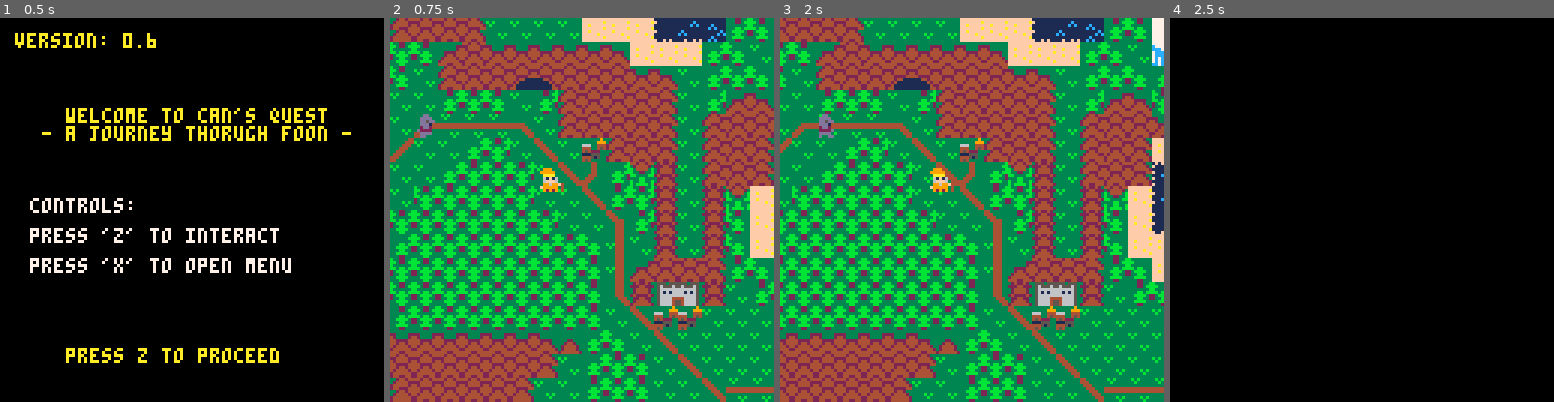
Above: before the commit, frames 1-4 (left to right).
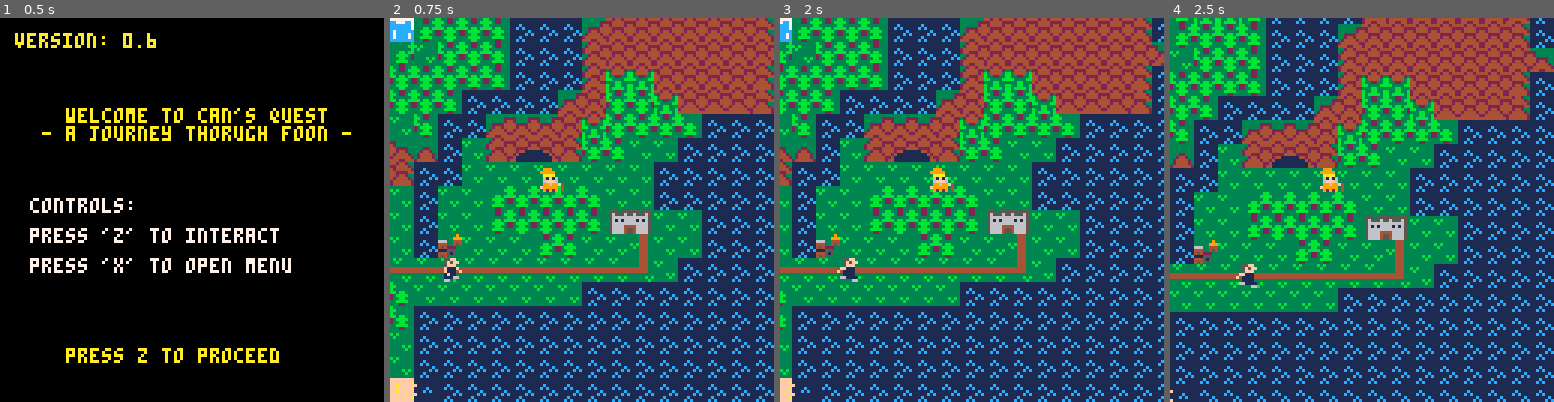
Above: after the commit, the same moments.

Repository: bigbadbones/cannsjourney
Game: PICO-8 cartridge foon.p8
The game is run twice, just before and just after one commit, with the same random seed, the same clock (stepped at 60 frames per second) and the same inputs.
Inputs:
- Up to frame 1 (0.5 s): tap X (X key) at 0.33 s
- Up to frame 2 (0.75 s): tap O (Z key) at 0.7 s
- Up to frame 3 (2 s): tap X (X key) at 1.07, 1.85 s; hold Right from 1.6 s (still down); tap O (Z key) at 1.7 s
- Up to frame 4 (2.5 s): release Right at 2.1 s; tap O (Z key) at 2.1 s; hold Up 2.15-2.42 s; hold Right from 2.47 s (still down)

Frame 1 is identical in both runs. In frame 2, 80% of the frame differs, in the area x 0-100%, y 0-100%; in frame 3, 81%; in frame 4, 100%.

Commit message:
continued support for improved map implementation

Diff:
--- a/foon.p8
+++ b/foon.p8
@@ -47,7 +47,7 @@
  sentence  = ""
  menuid = 1
  selectid = 1
- levelid = 0
+ levelid = 1
 
  menuscreen ={}
 
@@ -103,8 +103,8 @@
 	sy = 25
 	celw = 12
 	celh = 6
-	mapxoffset = -8 * 29
-	mapyoffset = -8 * 16
+	mapxoffset = -8 * 55
+	mapyoffset = -8 * 18
 	world="overworld"
 
  inittext()
@@ -739,10 +739,7 @@
 end
 ----------- world -----------
 
-function draw_worldscreen()
-  cls()
- 	newworld:draw()
- 	drawnpcs()
+function drawplayer()
   pal()
 
   if (statuseffects.redpotion[1]==true) then
@@ -752,6 +749,16 @@
   end
   spr(can.frames[can.frameid],can.x,can.y,1,1,can.faceleft,false)
   pal()
+
+end
+
+
+function draw_worldscreen()
+  cls()
+ 	newworld:draw(0)
+ 	drawnpcs()
+  drawplayer()
+ 	newworld:draw(1)
  end
 
 function canmovementblocked(xoff,yoff)
@@ -819,6 +826,7 @@
 
   local l =  getabsoluteposition(can.x,can.y,world,true)
   newworld:touch(l[1],l[2])
+  justtele = false
 
 end
 
@@ -1101,7 +1109,7 @@
 topitems = {}
 nr_of_towns =8
 towns ={}
-
+justtele = false
 nr_of_cavelevels =4
 
 caveids={{113,23},{113,39},{113,7},{98,48}}
@@ -1139,21 +1147,22 @@
 function worldmap:blocked(x,y)
 	return self.currworld:blocked(x,y)
 end
-function worldmap:draw()
-   if world == "overworld" then
+function worldmap:draw(lvl)
+ if lvl == 0 then
+  if world == "overworld" then
   	map(0, 0,mapxoffset, mapyoffset, 128, 64 )
-			if mapnames_enabled then
+		 if mapnames_enabled then
  			for s=1,#stringstodraw do
  			 string = stringstodraw[s]
  				print(string[1],string[2][1]+mapxoffset,string[2][2]+mapyoffset,0)
  			end
 			end
- else
+  else
   	map(cellx, celly, sx, sy,celw, celh)
-
-
- end
-  self.currworld:draw()
+  end
+ end
+ self.currworld:draw(lvl)
+
 end
 function worldmap:touch(x,y)
   self.currworld:touch(x,y)
@@ -1174,10 +1183,12 @@
  end
  return false
 end
-function lvlmap:draw()
+function lvlmap:draw(lvl)
  for i = 1, #self.elems do
  local l = self.elems[i]
-  drawsprite(l.sprite,l.loc[1],l.loc[2])
+  if l.drawlvl == lvl then
+  	drawsprite(l.sprite,l.loc[1],l.loc[2])
+ 	end
  end
 end
 function lvlmap:addblockingelem(sprite,x,y)
@@ -1202,6 +1213,59 @@
  m.tele = tele
  add(self.elems,m)
 end
+function lvlmap:addcastle(x,y,tele)
+ m1 = copy(mapelem)
+ m2 = copy(mapelem)
+ m1.sprite = 20
+ m2.sprite = 21
+ m1.loc = {x,y}
+ m1.tele = tele
+ m2.loc = {x+8,y}
+ m2.tele = tele
+ add(self.elems,m1)
+ add(self.elems,m2)
+end
+function lvlmap:addexit(x,y,lvl)
+ m1 = copy(mapelem)
+ m1.sprite = 67
+ m1.loc = {x,y}
+ m1.tele = {"exit",lvl}
+ m2 = copy(mapelem)
+ m2.sprite = 67
+ m2.loc = {x+8,y}
+ m2.tele = {"exit",lvl}
+  add(self.elems,m1)
+ add(self.elems,m2)
+
+end
+
+function lvlmap:addspseries(x,y,sp,width,lvl)
+	for i = 1, width do
+ 	m = copy(mapelem)
+	 m.sprite = sp
+  m.loc = {x,y}
+  m.drawlvl = lvl
+  add(self.elems,m)
+  sp+=1
+  x+=8
+ end
+end
+function lvlmap:addcolumn(x,y,height)
+	for i = 1, height-1 do
+ 	m = copy(mapelem)
+	 m.sprite = 57
+  m.loc = {x,y}
+  m.drawlvl = 1
+  add(self.elems,m)
+  y-=8
+ end
+ 	m = copy(mapelem)
+	 m.sprite = 10
+  m.loc = {x,y}
+  m.drawlvl = 1
+  add(self.elems,m)
+end
+
 
 mapelem = {}
 mapelem.loc = {0,0}
@@ -1209,12 +1273,25 @@
 mapelem.tele = {nil,nil}
 mapelem.block = false
 mapelem.drawlvl = 0
+
 function mapelem:touch()
-	 if (self.tele[1]!=nil) and
-	 (self.tele[2]!=nil) then
-	  levelid = self.tele[2]
-   teleport(self.tele[1])
-   end
+//if self.tele!=nil then
+	if (self.tele[1]!=nil) and
+	(self.tele[2]!=nil) then
+ 	  //levelid = self.tele[2]
+		if self.tele[1] == "exit" then
+			if not justtele then
+				justtele = true
+			else
+				return
+			end
+		end
+
+  teleport(self.tele[1])
+  levelid = self.tele[2]
+
+  newworld:switchworld(levelid)
+	end
 end
 
 
@@ -1225,25 +1302,36 @@
  tavern  =  copy(lvlmap)
  overworld = copy(lvlmap)
  newworld = copy(worldmap)
-
+ belaroth = copy(lvlmap)
 
  tavern_m = copy(mapelem)
- tavern_m.loc ={98*8,003*8}
+ tavern_m.loc ={99*8,003*8}
  tavern_m.sprite = 114
  tavern_m.tele = {"tavern",3}
+
+ belaroth:addspseries(104*8,27*8,42,3,1)
+ belaroth:addspseries(104*8,20*8,42,3,1)
+ belaroth:addcolumn(107*8,21*8,2)
+ belaroth:addcolumn(103*8,21*8,2)
+ belaroth:addcolumn(103*8,28*8,2)
+ belaroth:addcolumn(107*8,28*8,2)
+
  add(hogsface.elems,tavern_m)
 
  overworld:addtown(37*8,21*8,{"town",2})
+ overworld:addcastle(64*8,26*8,{"castle",4})
+
 
  hogsface:addblockingelem(98,103*8,4*8)
- tavern:addblockingelem(98,103*8,4*8)
-
+ tavern:addexit(99*8,15*8,2)
+ hogsface:addexit(98*8,7*8,1)
+ belaroth:addexit(104*8,33*8,1)
+ belaroth:addexit(105*8,33*8,1)
 
  newworld.lvls[1]  = overworld
  newworld.lvls[2]  = hogsface
  newworld.lvls[3]  = tavern
- newworld.lvls[4]  = tavern
-
+ newworld.lvls[4]  = belaroth
  newworld.currworld = newworld.lvls[1]
 
 
@@ -1257,55 +1345,7 @@
 create_world()
 
 init_cavelems()
- for n=1,nr_of_towns do
-  add(towns,{})
-  towns[n].nr_of_elems = 0
-  towns[n].nr_of_interacts=0
-   towns[n].elems=
- 	{
-   {67,98*8,7*8,"exit",4,false,nil,false},
-  	{67,99*8,7*8,"exit",4,false,nil,false}
- 	}
- end
-
- --hogsface towns[1].nr_of_elems =4
-// add(towns[1].elems,{114,98*8,003*8,"tavern",2,false,nil,false})
- //add(towns[1].elems, {98,103*8,004*8,nil,nil,false,true,false})
-
- --tavern
-
- towns[2].nr_of_elems = 0
- towns[2].elems ={}
-// add(towns[2].elems, {112,96*8,12*8,nil,nil,false,true,false})
-// add(towns[2].elems, {126,105*8,12*8,nil,nil,false,true,false})
-// add(towns[2].elems, {126,104*8,12*8,nil,nil,false,true,false})
-// add(towns[2].elems, {126,103*8,12*8,nil,nil,false,true,false})
--- add(towns[2].elems, {126,102*8,12*8,nil,nil,false,true,false})
--- add(towns[2].elems, {67,99*8,15*8,"exit",1,false,nil,false})
--- add(towns[2].elems, {67,100*8,15*8,"exit",1,false,nil,false})
-
- --castle
- towns[3].nr_of_elems = 0
- towns[3].elems =
- {
- --{42,104*8,20*8,nil,1,false,nil,true},
--- {43,105*8,20*8,nil,1,false,nil,true},
- --{44,106*8,20*8,nil,1,false,nil,true},
--- {42,104*8,27*8,nil,1,false,nil,true}
--- {43,105*8,27*8,nil,1,false,nil,true},
--- {44,106*8,27*8,nil,1,false,nil,true},
--- {67,104*8,33*8,"exit",4,false,nil,false},
--- {67,105*8,33*8,"exit",4,false,nil,false},
--- {67,106*8,33*8,"exit",4,false,nil,false} }
-}
-
- --castle
- towns[4].nr_of_elems = 0
- towns[4].elems =
- {
-// {67,90*8,62*8,"exit",4,false,nil,false},
- //{67,91*8,62*8,"exit",4,false,nil,false}
-  }
+
 
 end
 
@@ -1331,13 +1371,13 @@
 function wipe(topbottom)
  if topbottom then
   for i=0, 10 do
-   newworld:draw()
+   draw_worldscreen()
   	rectfill(0,130,250,130-i*15,0)
   	wait(1)
  	end
 	else
  	 for i=0, 10 do
- 	 newworld:draw()
+ 	 draw_worldscreen()
   	rectfill(0,0,250,0+i*15,0)
   	wait(1)
  	end
@@ -1383,7 +1423,6 @@
    celh  = loc[9]
    if world == "overworld" then
    	mapyoffset-=8
-   	levelid = 0
    else
    can.y+=8
    end
@@ -1472,7 +1511,6 @@
   oldcelh
 		})
 
- newworld:switchworld(levelid)
 
 	end
 
@@ -1639,7 +1677,7 @@
   npcs[n].frames = {64,65,66}
   npcs[n].frameid = 1
   npcs[n].speed = 0.5
-  npcs[n].lvlid = 0
+  npcs[n].lvlid = 1
   npcs[n].x = 19*8
   npcs[n].y = 15*8
   npcs[n].randommoves = false
@@ -1880,7 +1918,7 @@
  npcs[15].name = "good king belaroth"
  npcs[15].interact = "talk"
  npcs[15].msg = ":\nhowdy"
- npcs[15].lvlid = 3
+ npcs[15].lvlid = 4
  npcs[15].path={
  {105*8,24*8}
  }
@@ -2359,15 +2397,15 @@
 1e1e1e1e1e1e1e1e1e1e1e1e1e1e2f12123b120d1e123b1d1e1e1e103030260d1e0e0e0e0e0e0f1616160406122123121201011d1e1f210104101006181818181d1e1e1e1e1e0f181818181818000000000000000000000000000000000000000000000000000000000000000000000000536464646464646464646464646464
 1e1e1e1e1e1e1e1e1e1e1e1e1e1f12123b120d2f123b121d1e1f10303026121d1e1e6b6c1e1e1e0e0f120405060405061221231d1e1f1223243030261818180d1e1e1e1e1e1e1f181818181818000000000000000000000000000000000000000000000000000000000000000000000000536464645353535353535353535353
 1e1e1e1e1e1e1e1e1e1e1e1e1e1f123d120d1e123b12121d1e2f252526121224252612241d1e1e1e1f12040d0f30302612120d1e1e2f1204123030261818181d1e1e1e1e1e1e1e0f1818181818000000000000000000000000000000000000000000003838383838383838383838383838536464646464646464535353535353
-1e1e1e1e1e1e1e1e1e1e1e1e1e1f12330d2f123b12120d1e2f12121212121c3131311a121d1e1e1e1f121d1e1e0e0e0f200d2e2e2f120430303025261818181d10101e1e1e1e2f18181818181800000000000000000000000000000000000000000000383838380a3838380a3838383838536464646464646464535353535353
-1e1e1e1e1e1e1e1e1e1e1e1e1e1f123e12123b12120d1e2f12123b3f123b12120430123a12121d1e1f121d1e1f16162f0d1e0f12141530303026181818180d1e3030102e2e2e2f181818181818000000000000000000000000000000000000000000003838383839383838393838383838535353535353536464535353535353
+1e1e1e1e1e1e1e1e1e1e1e1e1e1f12330d2f123b12120d1e2f12121212121c3131311a121d1e1e1e1f121d1e1e0e0e0f200d2e2e2f120430303025261818181d10101e1e1e1e2f181818181818000000000000000000000000000000000000000000003838383838383838383838383838536464646464646464535353535353
+1e1e1e1e1e1e1e1e1e1e1e1e1e1f123e12123b12120d1e2f12123b3f123b12120430123a12121d1e1f121d1e1f16162f0d1e0f12141530303026181818180d1e3030102e2e2e2f181818181818000000000000000000000000000000000000000000003838383838383838383838383838535353535353536464535353535353
 1e1e1e1e1e1e1e1e1e1e1e1e1e1e12123a3d12120d1e2f12123b123e3b121204303030123a3c04100b121d1e1f07161616162d0f121212122618180d0e0e1e1030252506181818181818181818000000000000000000000000000000000000000000003838383839383838393838383838535353535353537171535353535353
 1e1e1e1e1e1e1e1e1e1e1e1e1e1e0e0f123a12122d2f12123b1212121212303030303012123a24300b120b101617080809162d1e0e0e0e0f1b18122d6b6c2f25261212181818181818181818180000000000000000000000000000000000000000000038383838380c0c0c383838383838535353535353537171535353535353
 1e1e1e1e1e1e1e1e1e1e1e1e1e1e1e1e0f123a121212123b120d0d0f123030303030303012123f240b120b2616271b121916122d2e2e2e2f1818121212121212121218181818181818181818180000000000000000000000000000000000000000000038383838380c0c0c383838383838535353535353536464535353535353
 1e1e1e1e1e1e1e1e1e1e1e1e1e1e1f10100f123f12123b120d1e1e2f0f04303030303030300633120b120b061616272829160406121b12121812120405050506121218181818181818181818180000000000000000000000000000000000000000000038383838380c0c0c383838383838535353535353536464535353535353
-1e1e1e1e1e1e1e1e1e1e1e1e1e1e1f24262d0f3312123a12122d1e1010303030303030303026330d1e1e1f24061616161616042612121212181212243030302614151212181818181818181818000000000000000000000000000000000000000000003838383838380c38383838383838535353535353536464535353535353
-1e1e1e1e1e1e1e1e1e1e101e1e1e1e123a12123c1212123a12122d0f303030303030303030263e0b14150b1224050505050526121212121218201212122426121233121218181818181818181800000000000000000000000000000000000000000000383838380a380c380a3838383838535353535353536464535353535353
-1e1e1e1e1e1e1e1e1e10301e1e1e1e06123f3b12120d0f123a12121e1f242525252525252526123a202012121212121212121212121c3131313131313131313131371218181818181818181818000000000000000000000000000000000000000000003838383839380c38393838383838535353535353536464535353535353
+1e1e1e1e1e1e1e1e1e1e1e1e1e1e1f24262d0f3312123a12122d1e1010303030303030303026330d1e1e1f24061616161616042612121212181212243030302612121212181818181818181818000000000000000000000000000000000000000000003838383838380c38383838383838535353535353536464535353535353
+1e1e1e1e1e1e1e1e1e1e101e1e1e1e123a12123c1212123a12122d0f303030303030303030263e0b14150b12240505050505261212121212182012121224261212331212181818181818181818000000000000000000000000000000000000000000003838383838380c38383838383838535353535353536464535353535353
+1e1e1e1e1e1e1e1e1e10301e1e1e1e06123f3b12120d0f123a12121e1f242525252525252526123a202012121212121212121212121c3131313131313131313131371218181818181818181818000000000000000000000000000000000000000000003838383838380c38383838383838535353535353536464535353535353
 1e1e1e1e1e1e1e1f103030102d1e2430063312120d1f1415123f122d1e0e0e0e0e0e0e0f1b0406123a12121212121212121212123b120406121212121212121818181818181818181818181818000000000000000000000000000000000000000000003838383839380c38393838383838535353535353536464535353535353
 1e1e1e1e1e1e1f10303030051d1e1f302633120d1e1f1231123e12122d1e1e1e1e1e1e2f12043026123a1212121212121212123d12040506181818181818181818181818181818181818181818000000000000000000000000000000000000000000003838383838380c38383838383838535353535353536464535353535353
 1e1e1e1e1e1e1f30303030061d1e1f302633122d1e1e0e0e0f123a12122d1e1e1e1e2f121224252612123a31313131313131313612121212181818181818181818181818181818181818181818000000000000000000000000000000000000000000003838383838380c38383838383838535353535353536464535353535353
